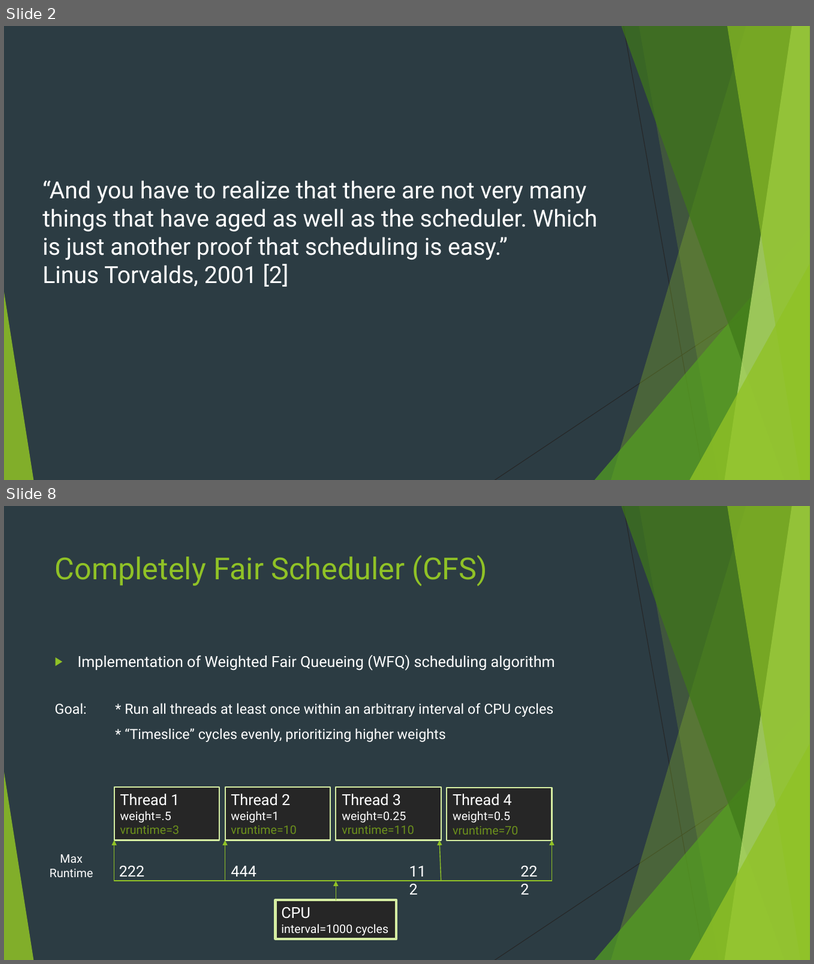
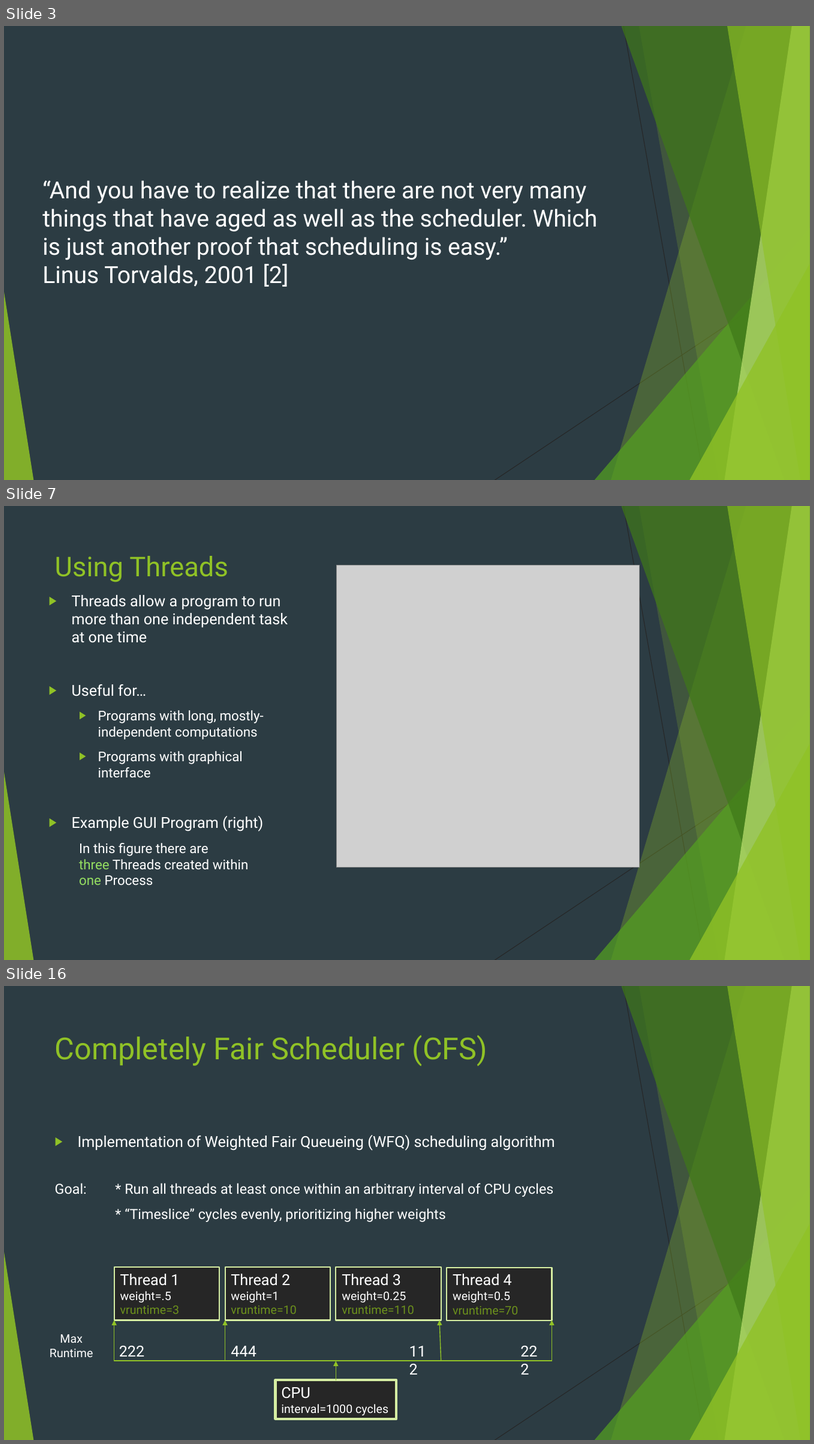
Before and after one commit to danfrz/Senior_seminar_templates, a slide deck: Talk/Thread Scheduler Efficiency Improvements.pptx. Shown one above the other, each under a label of ours: slides 2 and 8 before the commit, slides 3, 7 and 16 after it; the slides between them are not shown. The pictures are 814x964 and 814x1444 pixels, drawn with LibreOffice and Linux fonts; fonts in the diff are those of the drawing; grey boxes stand for pictures. Boxes give left, top, right and bottom in pixels: in the first picture for what was removed or moved away, otherwise in the second. Text is boxed around its words. In the diff, an @@ line names an element or a change of style, - is before the commit and + after.

```diff
--- a/Talk/Thread Scheduler Efficiency Improvements.pptx
+++ b/Talk/Thread Scheduler Efficiency Improvements.pptx
@@ slide 7 added at (4, 506, 810, 960), background #2C3C43; not listed: 10 template elements that a slide beside it also shows @@
@@ title added at (55, 556, 228, 582), 32.4 pt, text #90C226 @@
+Using Threads
@@ picture added at (337, 565, 640, 867) @@
@@ text added at (72, 595, 288, 885), 16 pt, text #FFFFFF @@
+▶ Threads allow a program to run more than one independent task at one time
+▶ Useful for…
+  ▶ Programs with long, mostly-independent computations
+  ▶ Programs with graphical interface
+▶ Example GUI Program (right)
+  In this figure there are
+  three Threads created within
+  one Process
@@ what was slide 2 is now slide 3 @@
@@ what was slide 8 is now slide 16 @@
```
Also in this commit, not shown: 6 slides changed, 8 other slides added, 1 other file.
